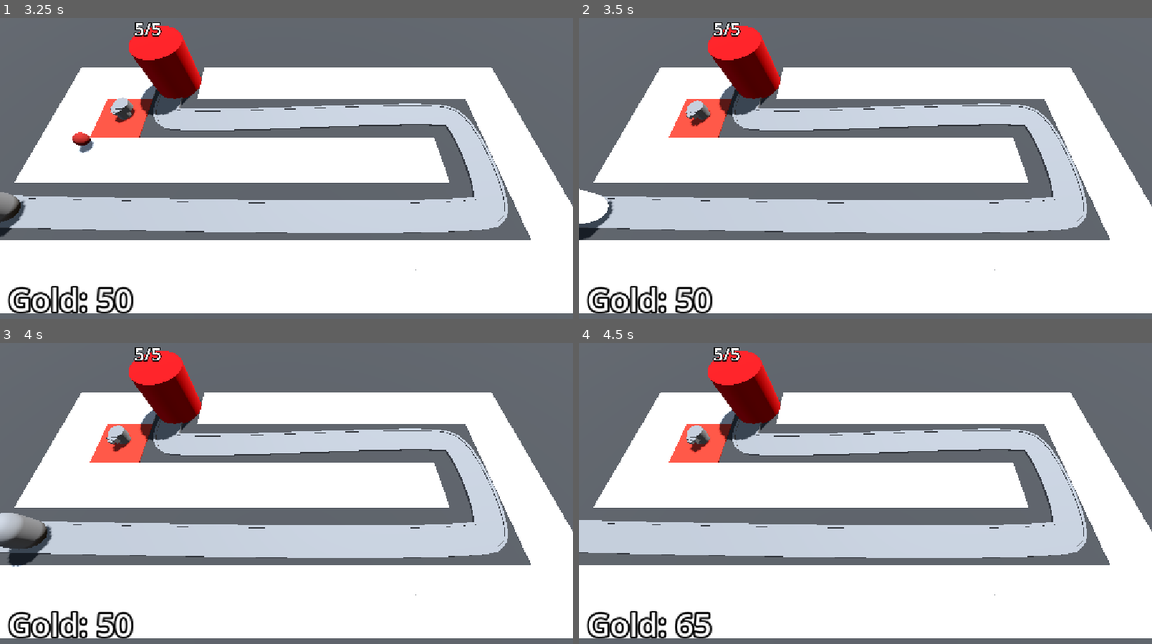
Above: before the commit, frames 1-4 (two rows, left to right).
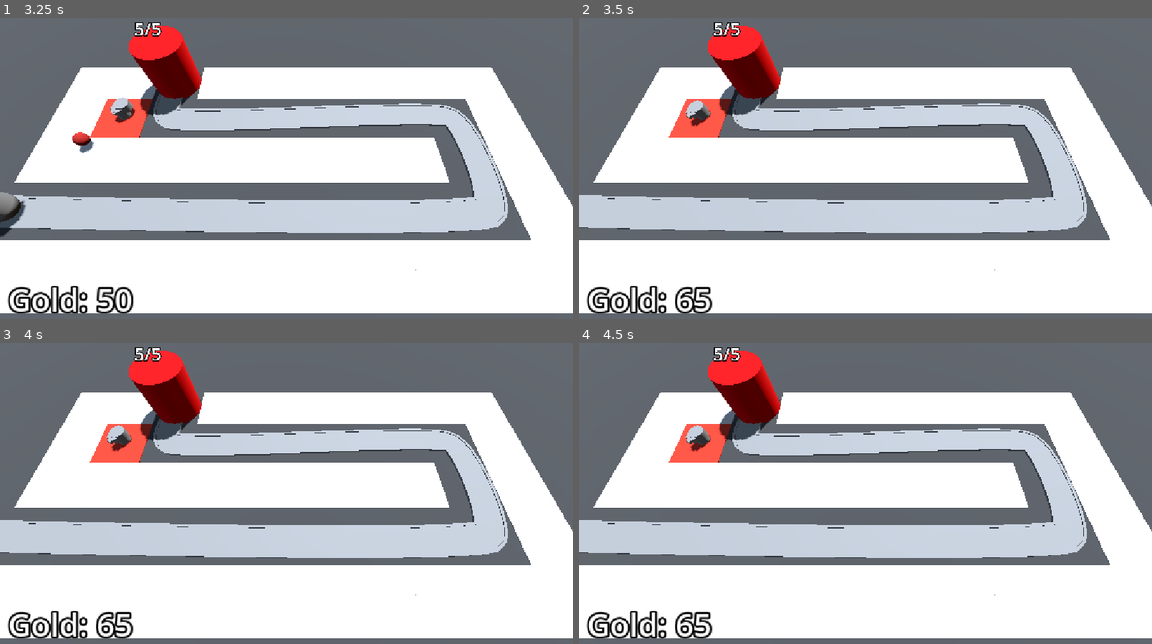
Above: after the commit, the same moments.

Repository: sylvainlap/gamedev.tv-barbarian-blaster
Game: Godot game, scene res://base_level.tscn
Same seed, same stepped clock (60 frames per second), same inputs: the game is played once before the commit and once after it.
Inputs (mouse positions are in pixels of both pictures, inside the frame that each line leads up to):
- Up to frame 1 (3.25 s): tap Enter at 0.5, 2 s; move the mouse to (257, 231) at 0.52 s; click (257, 231) at 0.6 s; tap Space at 1.25 s; move the mouse to (458, 216) at 1.27 s; click (458, 216) at 1.35 s; move the mouse to (114, 120) at 2.02 s; click (114, 120) at 2.1 s; move the mouse to (315, 168) at 2.77 s; click (315, 168) at 2.85 s
- Up to frame 2 (3.5 s): no input
- Up to frame 3 (4 s): move the mouse to (200, 412) at 3.52 s; click (200, 412) at 3.6 s
- Up to frame 4 (4.5 s): move the mouse to (991, 475) at 4.27 s; click (991, 475) at 4.35 s

Frame 1 is identical in both runs. In frame 2, 1.0% of the frame differs, in the area x 0-24%, y 29-99%; in frame 3, 1.5%, in the area x 0-24%, y 27-99%; in frame 4, less than 0.1%.

Commit message:
feat(game): course 3.28 done

Diff:
--- a/base_level.tscn
+++ b/base_level.tscn
@@ -9,6 +9,7 @@
 [ext_resource type="Script" uid="uid://bsjogxvyjj8tp" path="res://turret_manager.gd" id="6_u2wky"]
 [ext_resource type="Script" uid="uid://cpjddqrgk51dw" path="res://bank.gd" id="8_bkkah"]
 [ext_resource type="PackedScene" uid="uid://bjpqq28petc1g" path="res://difficulty/difficulty_manager.tscn" id="8_xjg0i"]
+[ext_resource type="PackedScene" uid="uid://dfmo8clmi1u3r" path="res://user_interface/victory_layer.tscn" id="10_ykwpl"]
 
 [sub_resource type="ProceduralSkyMaterial" id="ProceduralSkyMaterial_4sal3"]
 sky_horizon_color = Color(0.66224277, 0.6717428, 0.6867428, 1)
@@ -65,11 +66,12 @@
 }
 metadata/_editor_floor_ = Vector3(0, 0, 0)
 
-[node name="EnemyPath" type="Path3D" parent="." unique_id=191399162 node_paths=PackedStringArray("difficulty_manager")]
+[node name="EnemyPath" type="Path3D" parent="." unique_id=191399162 node_paths=PackedStringArray("difficulty_manager", "victory_layer")]
 curve = SubResource("Curve3D_jfg3o")
 script = ExtResource("3_u2wky")
 enemy_scene = ExtResource("2_5vx1e")
 difficulty_manager = NodePath("../DifficultyManager")
+victory_layer = NodePath("../VictoryLayer")
 
 [node name="Road" type="CSGPolygon3D" parent="EnemyPath" unique_id=1298957569]
 polygon = PackedVector2Array(-1, 0, -1, 0.1, 1, 0.1, 1, 0)
@@ -147,4 +149,8 @@
 text = "Bank"
 label_settings = SubResource("LabelSettings_jfg3o")
 
+[node name="VictoryLayer" parent="." unique_id=1929516682 instance=ExtResource("10_ykwpl")]
+visible = false
+
 [connection signal="timeout" from="EnemyPath/Timer" to="EnemyPath" method="_on_timer_timeout"]
+[connection signal="stop_spawning_enemies" from="DifficultyManager" to="EnemyPath" method="_on_difficulty_manager_stop_spawning_enemies"]
--- a/difficulty/difficulty_manager.gd
+++ b/difficulty/difficulty_manager.gd
@@ -1,7 +1,10 @@
 extends Node
+
+signal stop_spawning_enemies
 
 @export var game_length: float = 30.0
 @export var spawn_time_curve: Curve
+@export var enemy_health_curve: Curve
 
 @onready var timer: Timer = $Timer
 
@@ -15,5 +18,14 @@
 	return spawn_time_curve.sample(game_progress_ratio)
 
 
+func get_enemy_health() -> float:
+	var game_progress_ratio = _compute_game_progress_ratio()
+	return enemy_health_curve.sample(game_progress_ratio)
+
+
 func _compute_game_progress_ratio() -> float:
 	return 1.0 - (timer.time_left / game_length)
+
+
+func _on_timer_timeout() -> void:
+	stop_spawning_enemies.emit()
--- a/difficulty/difficulty_manager.tscn
+++ b/difficulty/difficulty_manager.tscn
@@ -7,9 +7,17 @@
 _data = [Vector2(0, 2), 0.0, -1.7500001, 0, 1, Vector2(1, 0.25), -1.7500001, 0.0, 1, 0]
 point_count = 2
 
+[sub_resource type="Curve" id="Curve_mr7ne"]
+_limits = [10.0, 150.0, 0.0, 1.0]
+_data = [Vector2(0, 10), 0.0, 140.0, 0, 1, Vector2(1, 150), 140.0, 0.0, 1, 0]
+point_count = 2
+
 [node name="DifficultyManager" type="Node" unique_id=46754723]
 script = ExtResource("1_m4ckp")
 spawn_time_curve = SubResource("Curve_m4ckp")
+enemy_health_curve = SubResource("Curve_mr7ne")
 
 [node name="Timer" type="Timer" parent="." unique_id=372291651]
 one_shot = true
+
+[connection signal="timeout" from="Timer" to="." method="_on_timer_timeout"]
--- a/enemy/ennemy.gd
+++ b/enemy/ennemy.gd
@@ -1,18 +1,16 @@
 extends PathFollow3D
 
 @export var speed: float = 2.5
-@export var max_health: int = 2
 @export var gold_value: int = 15
 
-var current_health: int:
+var max_health: int
+var _current_health: int:
 	set(h):
 		animation_player.play("take_damage")
-		current_health = h
-		if current_health < 1:
+		_current_health = h
+		if _current_health < 1:
 			bank.current_gold += gold_value
 			queue_free()
-	get:
-		return current_health
 
 @onready var base = get_tree().get_first_node_in_group("Base")
 @onready var animation_player: AnimationPlayer = $AnimationPlayer
@@ -20,7 +18,7 @@
 
 
 func _ready() -> void:
-	current_health = max_health
+	_current_health = max_health
 
 
 func _process(delta: float) -> void:
@@ -28,8 +26,8 @@
 
 	if progress_ratio == 1.0:
 		base.take_damage()
-		set_process(false)
+		queue_free()
 
 
-func take_damage() -> void:
-	current_health -= 1
+func take_damage(d: int) -> void:
+	_current_health -= d
--- a/enemy_path.gd
+++ b/enemy_path.gd
@@ -2,15 +2,30 @@
 
 @export var enemy_scene: PackedScene
 @export var difficulty_manager: Node
+@export var victory_layer: CanvasLayer
 
 @onready var timer: Timer = $Timer
 
 
 func _spawn_enemy() -> void:
 	var enemy = enemy_scene.instantiate()
+	enemy.max_health = difficulty_manager.get_enemy_health()
+	enemy.tree_exited.connect(_on_enemy_defeated)
 	add_child(enemy)
 
 
 func _on_timer_timeout() -> void:
 	_spawn_enemy()
 	timer.wait_time = difficulty_manager.get_spawn_time()
+
+
+func _on_difficulty_manager_stop_spawning_enemies() -> void:
+	timer.stop()
+
+
+func _on_enemy_defeated() -> void:
+	if timer.is_stopped():
+		for child in get_children():
+			if child is PathFollow3D:
+				return
+		victory_layer.set_visible(true)
--- a/turret/projectile.gd
+++ b/turret/projectile.gd
@@ -1,6 +1,7 @@
 extends Area3D
 
-@export var speed := 30.0
+@export var speed: float = 30.0
+@export var damage: int = 25
 
 var direction := Vector3.FORWARD
 
@@ -15,5 +16,5 @@
 
 func _on_area_entered(area: Area3D) -> void:
 	if area.is_in_group("Enemy"):
-		area.get_parent().take_damage()
+		area.get_parent().take_damage(damage)
 		queue_free()
--- /dev/null
+++ b/user_interface/victory_layer.gd
@@ -0,0 +1,9 @@
+extends CanvasLayer
+
+
+func _on_retry_button_pressed() -> void:
+	get_tree().reload_current_scene()
+
+
+func _on_quit_button_pressed() -> void:
+	get_tree().quit()
--- /dev/null
+++ b/user_interface/victory_layer.tscn
@@ -0,0 +1,55 @@
+[gd_scene format=3 uid="uid://dfmo8clmi1u3r"]
+
+[ext_resource type="Script" uid="uid://x82lesygthxq" path="res://user_interface/victory_layer.gd" id="1_w18h6"]
+
+[sub_resource type="LabelSettings" id="LabelSettings_jfg3o"]
+font_size = 96
+
+[node name="VictoryLayer" type="CanvasLayer" unique_id=1929516682]
+script = ExtResource("1_w18h6")
+
+[node name="ColorRect" type="ColorRect" parent="." unique_id=1938277828]
+anchors_preset = 15
+anchor_right = 1.0
+anchor_bottom = 1.0
+grow_horizontal = 2
+grow_vertical = 2
+color = Color(0, 0, 0, 0.5882353)
+
+[node name="CenterContainer" type="CenterContainer" parent="." unique_id=1750904620]
+anchors_preset = 15
+anchor_right = 1.0
+anchor_bottom = 1.0
+grow_horizontal = 2
+grow_vertical = 2
+
+[node name="PanelContainer" type="PanelContainer" parent="CenterContainer" unique_id=637813389]
+custom_minimum_size = Vector2(400, 400)
+layout_mode = 2
+
+[node name="VBoxContainer" type="VBoxContainer" parent="CenterContainer/PanelContainer" unique_id=210302959]
+layout_mode = 2
+
+[node name="Label" type="Label" parent="CenterContainer/PanelContainer/VBoxContainer" unique_id=1229125449]
+layout_mode = 2
+text = "Victory"
+label_settings = SubResource("LabelSettings_jfg3o")
+horizontal_alignment = 1
+
+[node name="HBoxContainer" type="HBoxContainer" parent="CenterContainer/PanelContainer/VBoxContainer" unique_id=624520316]
+layout_mode = 2
+
+[node name="RetryButton" type="Button" parent="CenterContainer/PanelContainer/VBoxContainer/HBoxContainer" unique_id=810661114]
+layout_mode = 2
+size_flags_horizontal = 3
+theme_override_font_sizes/font_size = 32
+text = "Retry"
+
+[node name="QuitButton" type="Button" parent="CenterContainer/PanelContainer/VBoxContainer/HBoxContainer" unique_id=1001537776]
+layout_mode = 2
+size_flags_horizontal = 3
+theme_override_font_sizes/font_size = 32
+text = "Quit"
+
+[connection signal="pressed" from="CenterContainer/PanelContainer/VBoxContainer/HBoxContainer/RetryButton" to="." method="_on_retry_button_pressed"]
+[connection signal="pressed" from="CenterContainer/PanelContainer/VBoxContainer/HBoxContainer/QuitButton" to="." method="_on_quit_button_pressed"]
Not shown, added: user_interface/victory_layer.gd.uid
